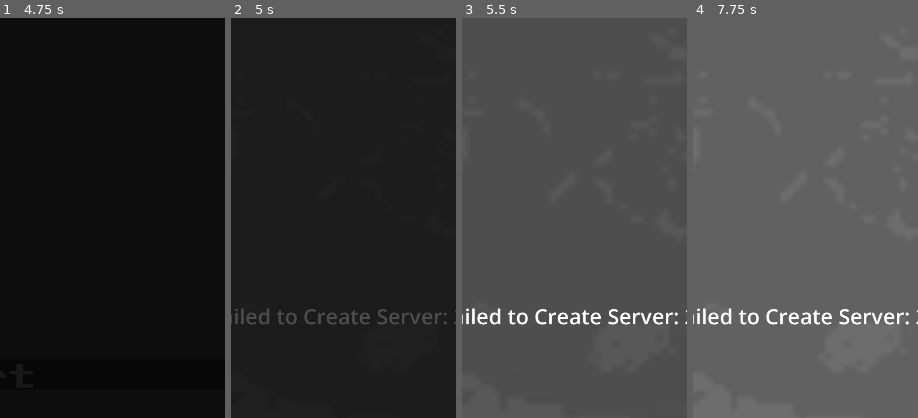
Above: before the commit, frames 1-4 (left to right).
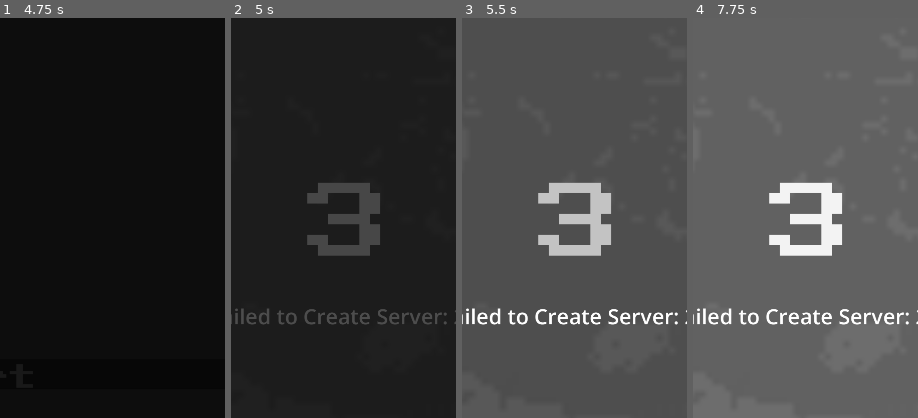
Above: after the commit, the same moments.

Repository: Koloss0/Out-Of-The-Gutter
Game: Godot game, scene res://Scenes/title_page.tscn
Same seed, same stepped clock (60 frames per second), same inputs: the game is played once before the commit and once after it.
Inputs (mouse positions are % of the whole screen's width and height, from its top left):
- Up to frame 1 (4.75 s): click "START" at 0.5 s; move the mouse to (72, 45) at 1.27 s; click (72, 45) at 1.42 s; tap Enter at 2 s; move the mouse to (30, 55) at 2.02 s; click (30, 55) at 2.17 s; click "Host" at 2.75 s; click (51, 57) at 3.52 s; type "12" at 3.6 s; click "Host" at 4.25 s
- Up to frame 2 (5 s): no input
- Up to frame 3 (5.5 s): move the mouse to (60, 28) at 5.02 s; click (60, 28) at 5.17 s
- Up to frame 4 (7.75 s): tap Space at 5.75, 7.25 s; move the mouse to (45, 70) at 5.77 s; click (45, 70) at 5.92 s; tap Enter at 6.5 s; move the mouse to (80, 65) at 6.52 s; click (80, 65) at 6.67 s; move the mouse to (20, 35) at 7.27 s; click (20, 35) at 7.42 s
The pictures show only the part of the screen within x 25-75%, y 13-63%; the shares and areas given below are measured in that part.

Frame 1 is identical in both runs. In frame 2, 3.1% of the frame differs, in the area x 33-67%, y 41-60%; in frame 3, 3.1%; in frame 4, 3.2%.

Commit message:
added countdown timer to game page

Diff:
--- a/Scenes/Counter.tscn
+++ b/Scenes/Counter.tscn
@@ -1,7 +1,7 @@
 [gd_scene load_steps=6 format=3 uid="uid://flycxanwi2xc"]
 
 [ext_resource type="Script" path="res://Scripts/Counter.gd" id="1_6bvma"]
-[ext_resource type="FontFile" uid="uid://dyem6l6kp1pob" path="res://fonts/ConcertOne-Regular.ttf" id="1_wi8ev"]
+[ext_resource type="Theme" uid="uid://b8amwfp2xjd5v" path="res://Themes/ui.tres" id="1_tgq5f"]
 
 [sub_resource type="Animation" id="Animation_t6h30"]
 resource_name = "CountDown"
@@ -130,7 +130,10 @@
 "RESET": SubResource("Animation_hg730")
 }
 
-[node name="Counter" type="Node2D"]
+[node name="Counter" type="Control"]
+layout_mode = 3
+anchors_preset = 0
+theme = ExtResource("1_tgq5f")
 script = ExtResource("1_6bvma")
 
 [node name="1" type="Label" parent="."]
@@ -139,7 +142,6 @@
 offset_top = 338.0
 offset_right = 847.0
 offset_bottom = 1093.0
-theme_override_fonts/font = ExtResource("1_wi8ev")
 theme_override_font_sizes/font_size = 200
 text = "1"
 horizontal_alignment = 1
@@ -152,7 +154,6 @@
 offset_top = 338.0
 offset_right = 847.0
 offset_bottom = 1093.0
-theme_override_fonts/font = ExtResource("1_wi8ev")
 theme_override_font_sizes/font_size = 200
 text = "2"
 horizontal_alignment = 1
@@ -164,7 +165,6 @@
 offset_top = 338.0
 offset_right = 847.0
 offset_bottom = 1093.0
-theme_override_fonts/font = ExtResource("1_wi8ev")
 theme_override_font_sizes/font_size = 200
 text = "3"
 horizontal_alignment = 1
@@ -177,7 +177,6 @@
 offset_top = 338.0
 offset_right = 847.0
 offset_bottom = 1093.0
-theme_override_fonts/font = ExtResource("1_wi8ev")
 theme_override_font_sizes/font_size = 200
 text = "GO!"
 horizontal_alignment = 1
--- a/Scenes/GamePage.tscn
+++ b/Scenes/GamePage.tscn
@@ -1,9 +1,10 @@
-[gd_scene load_steps=6 format=3 uid="uid://df4t3gsc8yiwa"]
+[gd_scene load_steps=7 format=3 uid="uid://df4t3gsc8yiwa"]
 
 [ext_resource type="Script" path="res://Scripts/GamePage.gd" id="1_cdt35"]
 [ext_resource type="Texture2D" uid="uid://bnfubdqfxefer" path="res://Art/sewer_bg.png" id="2_nya3t"]
 [ext_resource type="Script" path="res://Scripts/World.gd" id="2_rna7n"]
 [ext_resource type="Script" path="res://Scripts/PlatformGenerator.gd" id="4_ugii6"]
+[ext_resource type="PackedScene" uid="uid://flycxanwi2xc" path="res://Scenes/Counter.tscn" id="5_q0264"]
 
 [sub_resource type="RectangleShape2D" id="RectangleShape2D_47dww"]
 size = Vector2(2013.85, 263.98)
@@ -91,3 +92,13 @@
 script = ExtResource("4_ugii6")
 background_node = NodePath("../ParallaxBackground/ParallaxLayer/Offset")
 platform_node = NodePath("../Platforms")
+
+[node name="Control" type="Control" parent="."]
+layout_mode = 3
+anchors_preset = 15
+anchor_right = 1.0
+anchor_bottom = 1.0
+grow_horizontal = 2
+grow_vertical = 2
+
+[node name="Counter" parent="Control" instance=ExtResource("5_q0264")]
